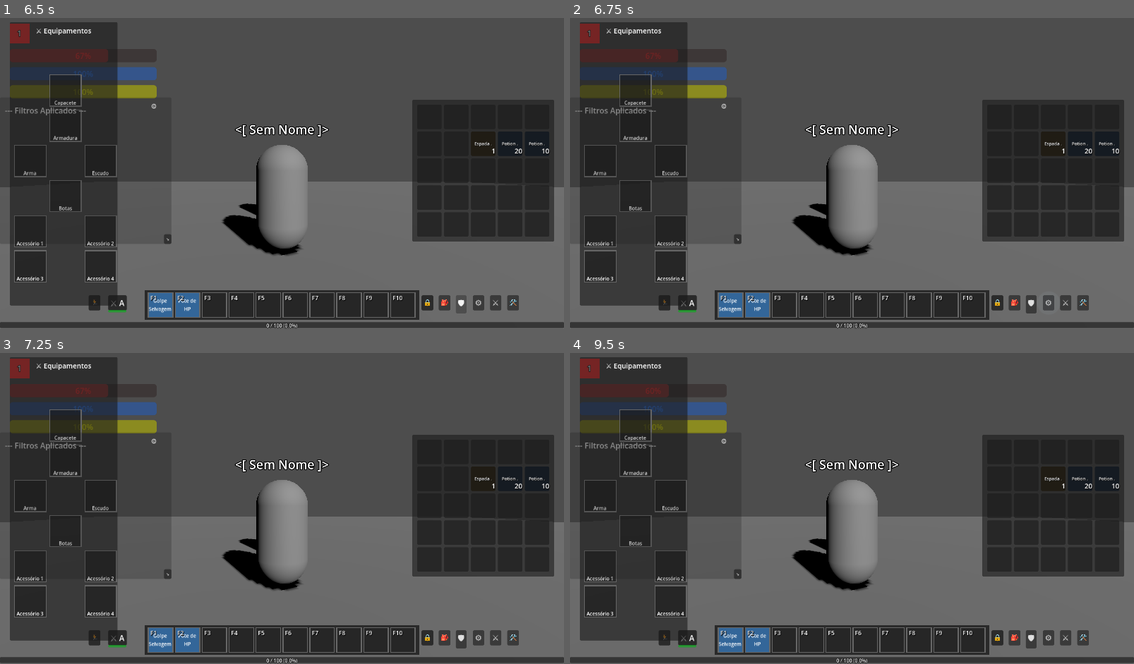
Above: before the commit, frames 1-4 (two rows, left to right).
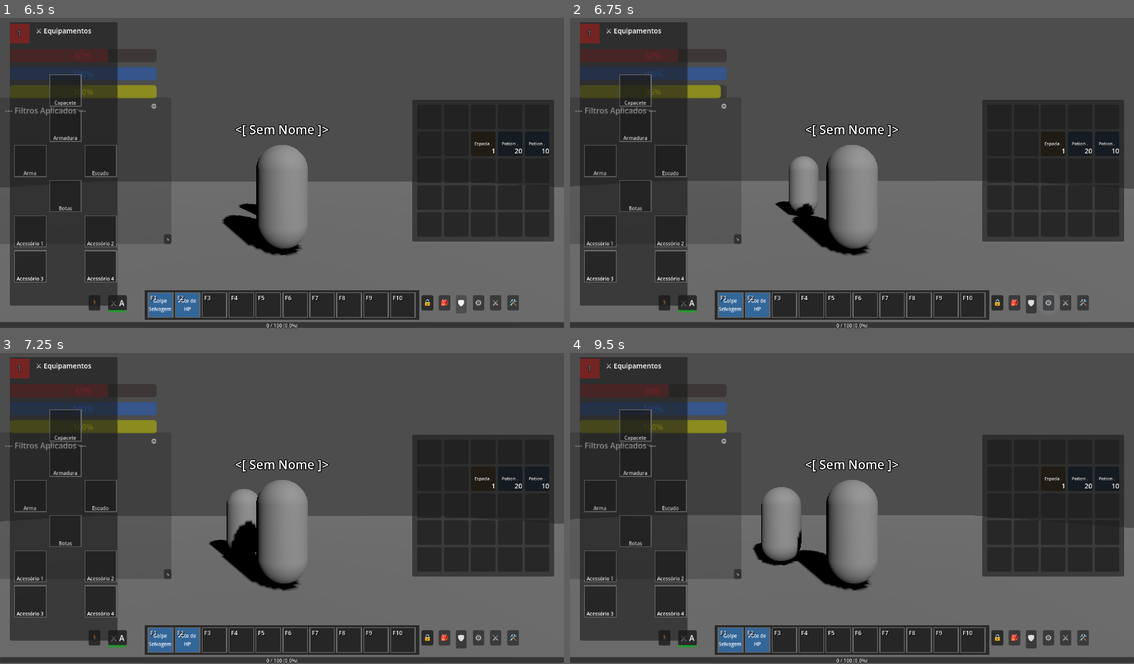
Above: after the commit, the same moments.

Repository: wellingtonpereira12/RFan-Online
Game: Godot game, scene res://levels/TestWorld.tscn
Two runs of this game, one before a commit and one after it. Both use one fixed random seed, a clock stepped at 60 frames per second and the inputs below. This scene is started directly instead of the project's main scene.
Inputs (mouse positions are in pixels of both pictures, inside the frame that each line leads up to):
- Up to frame 1 (6.5 s): click "🏃" at 0.5 s; click "🚶" at 1.25 s; click "⚔️ A" at 2 s; click "⚔️ M" at 2.75 s; click "🔒" at 3.5 s; click "🔓" at 4.25 s; click "🎒" at 5 s; click "🛡" at 5.75 s
- Up to frame 2 (6.75 s): click "⚙️" at 6.5 s
- Up to frame 3 (7.25 s): no input
- Up to frame 4 (9.5 s): click "⚔️" at 7.25 s; tap Enter (ui_accept) at 8 s; drag from (727, 639) to (908, 436) at 8.02 s; click "🛠️" at 8.75 s

Frame 1 is identical in both runs. In frame 2, 1.0% of the frame differs, in the area x 0-100%, y 21-77%; in frame 3, 1.0%; in frame 4, 1.5%, in the area x 0-100%, y 43-77%.

Commit message:
implementado o click do mause para andar pelo mapa

Diff:
--- a/r-fan-online/entities/player/Player.gd
+++ b/r-fan-online/entities/player/Player.gd
@@ -46,6 +46,12 @@
 var base_attack_range: float = 2.5
 var last_manual_attack_msec: int = -99999 # Tempo absoluto do último ataque manual
 
+# --- Sistema de Click-to-Move ---
+var nav_agent: NavigationAgent3D
+var click_target_position: Vector3 = Vector3.ZERO
+var is_moving_to_click: bool = false
+var click_marker: Node3D = null
+
 # --- Sistema de Status de Batalha ---
 var is_in_combat: bool = false
 var combat_mode_timer: float = 0.0
@@ -67,6 +73,10 @@
 	inventory_manager.name = "InventoryManager"
 	inventory_manager.add_to_group("inventory_manager")
 	add_child(inventory_manager)
+
+	# Configurar Navegação
+	_setup_navigation()
+	_create_click_marker()
 
 	# Configurar Cursor de Espada
 	_setup_custom_cursor()
@@ -238,12 +248,74 @@
 	hud_instance.run_toggled.connect(_on_hud_run_toggled)
 	hud_instance.auto_attack_mode_toggled.connect(_on_hud_auto_mode_toggled)
 
+func _setup_navigation():
+	nav_agent = NavigationAgent3D.new()
+	nav_agent.path_desired_distance = 0.5
+	nav_agent.target_desired_distance = 0.5
+	add_child(nav_agent)
+
+func _create_click_marker():
+	# Criar uma setinha vermelha simples
+	click_marker = Node3D.new()
+	var mesh_inst = MeshInstance3D.new()
+	var cone = CylinderMesh.new()
+	cone.top_radius = 0.0
+	cone.bottom_radius = 0.15 # Antes era 0.3
+	cone.height = 0.4        # Antes era 0.8
+	mesh_inst.mesh = cone
+
+	var mat = StandardMaterial3D.new()
+	mat.albedo_color = Color(1, 0, 0, 1) # Vermelho vivo
+	mat.emission_enabled = true
+	mat.emission = Color(1, 0, 0, 1)
+	mesh_inst.material_override = mat
+
+	click_marker.add_child(mesh_inst)
+	# Rotaciona para apontar para baixo
+	mesh_inst.rotation_degrees.x = 180
+	mesh_inst.position.y = 0.2 # Baixado para colar no chão (antes era 1.0)
+
+	get_tree().root.add_child.call_deferred(click_marker)
+	click_marker.visible = false
+
+func _stop_click_to_move():
+	is_moving_to_click = false
+	if click_marker: click_marker.visible = false
+
 func _setup_custom_cursor():
 	var cursor_path = "res://assets/icons/sword_cursor.png"
 	if FileAccess.file_exists(cursor_path):
 		var img = Image.load_from_file(ProjectSettings.globalize_path(cursor_path))
 		var tex = ImageTexture.create_from_image(img)
 		Input.set_custom_mouse_cursor(tex, Input.CURSOR_ARROW, Vector2(0, 0))
+
+func _process_auto_attack_movement():
+	if is_instance_valid(current_target):
+		var dist = global_position.distance_to(current_target.global_position)
+		if dist > base_attack_range:
+			# Precisa andar até ele
+			var dir_to_mob = global_position.direction_to(current_target.global_position)
+			dir_to_mob.y = 0
+			dir_to_mob = dir_to_mob.normalized()
+
+			velocity.x = dir_to_mob.x * move_speed
+			velocity.z = dir_to_mob.z * move_speed
+		else:
+			# Chegou! Parar de andar e processar ataque.
+			velocity.x = 0
+			velocity.z = 0
+			if basic_attack_cooldown_timer <= 0.0:
+				perform_attack()
+				basic_attack_cooldown_timer = basic_attack_interval
+
+				# REGRA DE OURO: Modo Manual só bate UMA vez e o comboencerra!
+				if not auto_attack_mode_enabled:
+					is_pursuing_and_attacking = false
+	else:
+		# Alvo morreu fisicamente (foi limpo do jogo)
+		current_target = null
+		is_pursuing_and_attacking = false
+		hud_instance.unbind_target()
 
 func _update_mouse_cursor():
 	var space_state = get_world_3d().direct_space_state
@@ -272,6 +344,7 @@
 
 func set_in_combat() -> void:
 	combat_mode_timer = COMBAT_MODE_DURATION
+	_stop_click_to_move() # Cancela movimento por clique ao entrar em combate
 
 func _on_hud_auto_mode_toggled(is_auto: bool) -> void:
 	auto_attack_mode_enabled = is_auto
@@ -437,6 +510,20 @@
 
 	if result and result.has("collider"):
 		var hit_obj = result.collider
+		var hit_pos = result.position
+
+		# 0. Clique no Chão (Click-to-Move)
+		if not hit_obj.is_in_group("enemies") and not hit_obj.has_meta("is_dropped_item"):
+			is_moving_to_click = true
+			click_target_position = hit_pos
+			print("[Click-to-Move] Indo para: ", hit_pos)
+
+			if click_marker:
+				click_marker.global_position = hit_pos
+				click_marker.visible = true
+
+			is_pursuing_and_attacking = false # Cancela ataque se mover pro chão
+			return
 
 		# 1. Verifica se clicou em um Item no Chão
 		if hit_obj.has_meta("is_dropped_item"):
@@ -515,6 +602,10 @@
 	# Handle Jump (Tecla X) ou Attack (Espaço)
 	var focus_owner = get_viewport().gui_get_focus_owner()
 	if not (focus_owner is LineEdit):
+		# ESC -> CANCELA CLICK-TO-MOVE
+		if Input.is_key_pressed(KEY_ESCAPE):
+			_stop_click_to_move()
+
 		# ESPAÇO -> ATACAR
 		if Input.is_action_just_pressed("ui_accept"):
 			if is_instance_valid(current_target):
@@ -531,6 +622,8 @@
 
 	if not (focus_owner is LineEdit):
 		input_dir = Input.get_vector("move_left", "move_right", "move_forward", "move_backward")
+		if input_dir.length() > 0:
+			_stop_click_to_move() # WASD cancela movimento por clique
 
 	var cam_dir = camera_pivot.global_basis * Vector3(input_dir.x, 0, input_dir.y)
 	cam_dir.y = 0
@@ -545,8 +638,8 @@
 	if current_target:
 		target_dist = global_position.distance_to(current_target.global_position)
 
-	# Só considera movimento se houver input ou se estiver perseguindo ALÉM do alcance de ataque
-	var is_moving = direction.length() > 0.0 or (is_pursuing_and_attacking and target_dist > base_attack_range)
+	# Só considera movimento se houver input, se estiver perseguindo ALÉM do alcance, ou se houver um clique no chão
+	var is_moving = direction.length() > 0.0 or (is_pursuing_and_attacking and target_dist > base_attack_range) or is_moving_to_click
 
 	if run_mode_enabled and is_moving and vitals_component and vitals_component.fp > 0:
 		move_speed = run_speed
@@ -560,36 +653,31 @@
 			run_mode_enabled = false
 			hud_instance.force_walk_mode()
 
+	# Processar movimentação de Click-to-Move
+	if is_moving_to_click:
+		var dist_to_target = global_position.distance_to(click_target_position)
+
+		if dist_to_target > 0.5:
+			var dir = global_position.direction_to(click_target_position)
+			dir.y = 0
+			dir = dir.normalized()
+
+			velocity.x = dir.x * move_speed
+			velocity.z = dir.z * move_speed
+		else:
+			velocity.x = 0
+			velocity.z = 0
+			_stop_click_to_move()
+
 	# Processar movimentação de Auto Attack Autônoma
 	if is_pursuing_and_attacking:
-		if is_instance_valid(current_target):
-			var dist = global_position.distance_to(current_target.global_position)
-			if dist > base_attack_range:
-				# Precisa andar até ele
-				var dir_to_mob = global_position.direction_to(current_target.global_position)
-				dir_to_mob.y = 0
-				dir_to_mob = dir_to_mob.normalized()
-
-				velocity.x = dir_to_mob.x * move_speed
-				velocity.z = dir_to_mob.z * move_speed
-			else:
-				# Chegou! Parar de andar e processar ataque.
-				velocity.x = 0
-				velocity.z = 0
-				if basic_attack_cooldown_timer <= 0.0:
-					perform_attack()
-					basic_attack_cooldown_timer = basic_attack_interval
-
-					# REGRA DE OURO: Modo Manual só bate UMA vez e o comboencerra!
-					if not auto_attack_mode_enabled:
-						is_pursuing_and_attacking = false
-		else:
-			# Alvo morreu fisicamente (foi limpo do jogo)
-			current_target = null
-			is_pursuing_and_attacking = false
-			hud_instance.unbind_target()
+		# ... (lógica de perseguição)
+		_process_auto_attack_movement()
+	elif is_moving_to_click:
+		# Lógica de Click-to-Move (Já processada acima, não faz nada aqui)
+		pass
 	else:
-		# Processamento WASD Comum
+		# Processamento WASD Comum - SÓ SE NÃO ESTIVER CLICANDO PARA MOVER
 		if direction:
 			velocity.x = direction.x * move_speed
 			velocity.z = direction.z * move_speed
